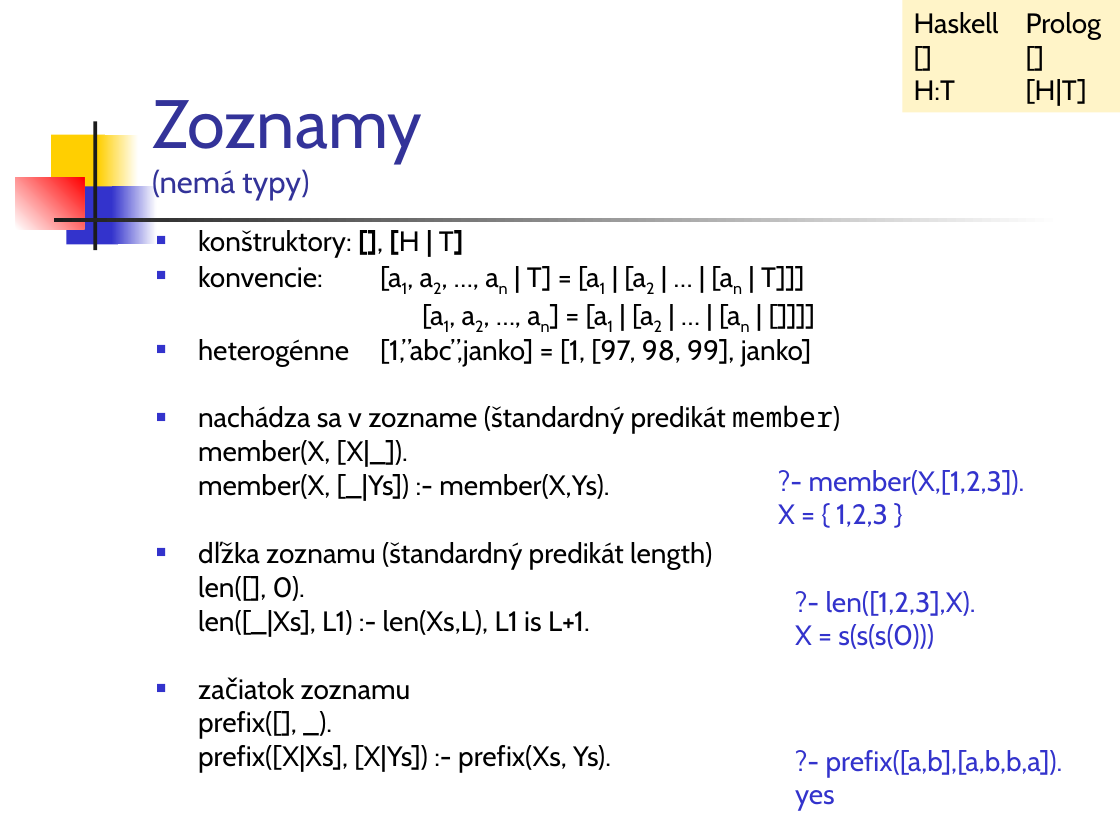
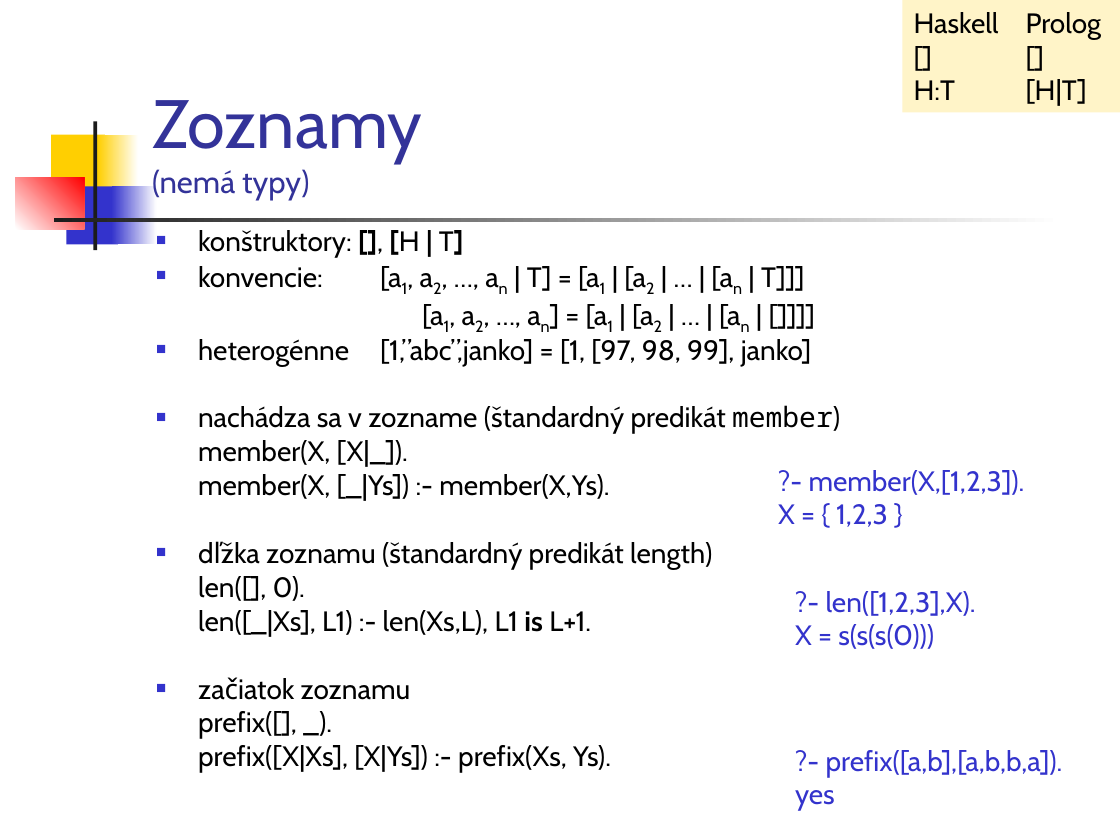
Before and after one commit to paradigmy/Prednasky, a slide deck: slide 12 of 10/logicke1.ppt. Drawn at 1120x840 pixels with LibreOffice and Linux fonts; fonts in the diff are those of the drawing. Boxes give left, top, right and bottom in pixels: in the first picture for what was removed or moved away, otherwise in the second. Text is boxed around its words. In the diff, an @@ line names an element or a change of style, - is before the commit and + after.

```diff
--- a/10/logicke1.ppt
+++ b/10/logicke1.ppt
@@ text at bbox=[198, 610, 591, 637]: bold on in "is" @@
```
Also in this commit, not shown: 9 other slides changed, 2 other files.
